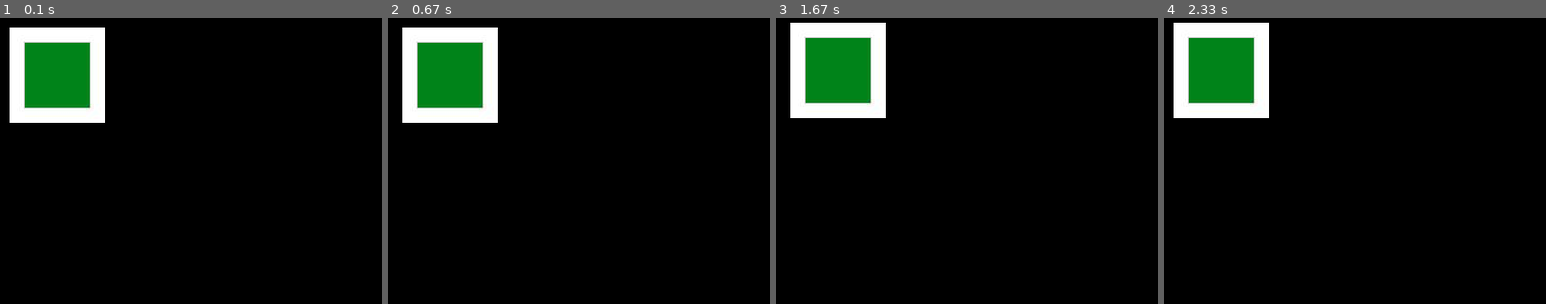
Above: before the commit, frames 1-4 (left to right).
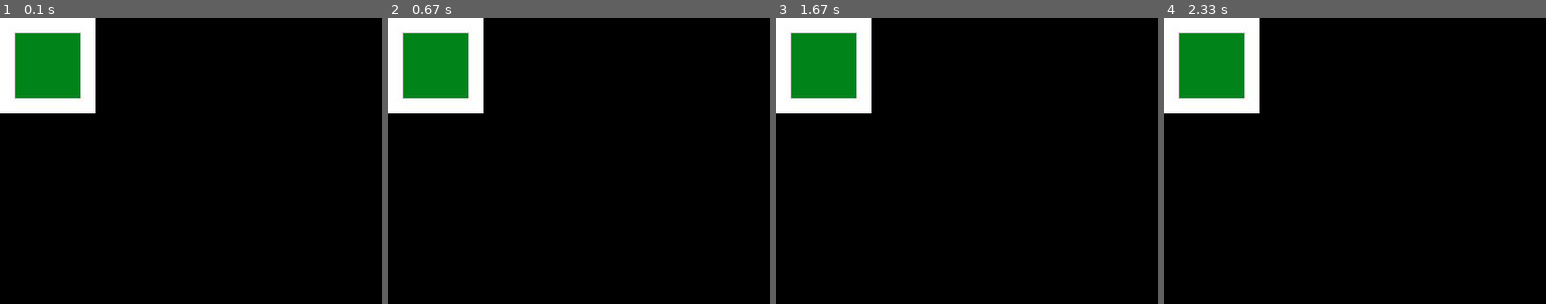
Above: after the commit, the same moments.

Repository: allanmc0913/Project-4-Pygame
Game: pygame game, started from main.py
The game is run twice, just before and just after one commit, with the same random seed, the same clock (stepped at 60 frames per second) and the same inputs.
Inputs:
- Up to frame 1 (0.1 s): no input
- Up to frame 2 (0.67 s): hold Right from 0.33 s (still down)
- Up to frame 3 (1.67 s): release Right at 0.8 s; hold Up 0.83-1.3 s
- Up to frame 4 (2.33 s): hold Left from 1.83 s (still down)
The pictures show only the part of the screen within x 0-50%, y 0-50%; the shares and areas given below are measured in that part.
In our replay, the window is 640x480 before the commit and 800x600 after it. These sizes can differ from the game's own. Grey fills any space a smaller window leaves; there, only what the larger window draws over its background counts as a difference.

The runs differ from the first frame. In frame 1, 5.5% of the frame differs, in the area x 0-28%, y 0-37%; in frame 2, 6.8%, in the area x 0-29%, y 0-37%; in frame 3, 5.6%; in frame 4, 4.3%.

Commit message:
started update function of Snake class, added comments

Diff:
--- a/main.py
+++ b/main.py
@@ -1,4 +1,9 @@
-#referenced from Snake tutorial I followed (https://pythonspot.com/en/snake-with-pygame/).  It gave me
+#referenced from Snake tutorial I followed (https://pythonspot.com/en/snake-with-pygame/)
+#It had a very step-by-step instruction where I learned the logic behind each different class and function
+#I also used the PyGame documentation to look up PyGame functions.
+#While learning from the tutorial, I also downloaded the Github repository of another person's Snake code.
+#Often times, I found that the Github version did things differently, so the following code is a blend of my own logic from both the tutorial and the Github version
+
 import pygame
 import sys
 import time
@@ -8,25 +13,40 @@
 #initialize all pygame modules
 pygame.init()
 class Snake:
-	FPS = 5
-	x_pos = 10
-	y_pos = 10
+	FPS = 32
+	x_pos = 0
+	y_pos = 0
+	direction = 0
 
-	#member methods.  Must link methods to events
 	def goright(self):
-		self.x_pos = self.x_pos + self.FPS
+		self.direction = 0
+		# if self.direction == 0:
+		# 	self.x_pos = self.x_pos + self.FPS
+	def goleft(self):
+		self.direction = 1
+		# if self.direction == 1:
+	 # 		self.x_pos = self.x_pos - self.FPS
+	def goup(self):
+		self.direction = 2
+		# if self.direction == 2:
+		# 	self.y_pos = self.y_pos - self.FPS
+	def godown(self):
+		self.direction = 3
+		# if self.direction == 3:
+	 # 		self.y_pos = self.y_pos + self.FPS
 
-	def goleft(self):
-		self.x_pos = self.x_pos - self.FPS
-
-	def godown(self):
-		self.y_pos = self.y_pos + self.FPS
-
-	def goup(self):
-		self.y_pos = self.y_pos - self.FPS
+	def update(self):
+		if self.direction == 0:
+			self.x_pos = self.x_pos + self.FPS
+		if self.direction == 1:
+			self.x_pos = self.x_pos - self.FPS
+		if self.direction == 2:
+			self.y_pos = self.y_pos - self.FPS
+		if self.direction == 3:
+			self.y_pos = self.y_pos + self.FPS
 class Game:
-	SCREEN_WIDTH = 640
-	SCREEN_HEIGHT = 480
+	SCREEN_WIDTH = 800
+	SCREEN_HEIGHT = 600
 	snake = 0
 
 	#class has default constructor or initializer
@@ -36,7 +56,9 @@
 		self.imgsurf = None
 		self.snake = Snake()
 
+
 	def display(self):
+		pygame.init()
 		SCREEN_WIDTH = 720
 		SCREEN_HEIGHT = 480
 		self.screen = pygame.display.set_mode((self.SCREEN_WIDTH, self.SCREEN_HEIGHT))
@@ -53,7 +75,10 @@
 		if self.display() == False:
 			self.running = False
 
-		#the tutorial had a different way of event handling for keyboard. It had another class function which was unnecessary.
+		#the tutorial had a different way of event handling for keyboard inputs.  The tutorial code had the "if event.type == QUIT" section as a Snake class function
+		#creating another class function for it was unnecessary, so I added it under the for loop.
+		#the tutorial created a list of keyboard inputs using "pygame.event.pump()" a
+		#I used a more intuitive way listed in the pygame basics sheet handed out in class, using pygame.event.get().
 		while (self.running):
 			for event in pygame.event.get():
 				if event.type == QUIT:
@@ -72,6 +97,7 @@
 					if event.key == K_ESCAPE:
 						self.running = False
 			self.render()
+			time.sleep(100.0/1000.0);
 
 if __name__ == '__main__':
 	Game = Game()
